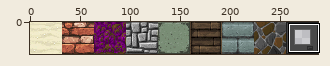
File history of a sprite sheet, Assets/tileset.png. Above, an overview of the earlier version with the close-up marked.
Close-up. Before the commit:
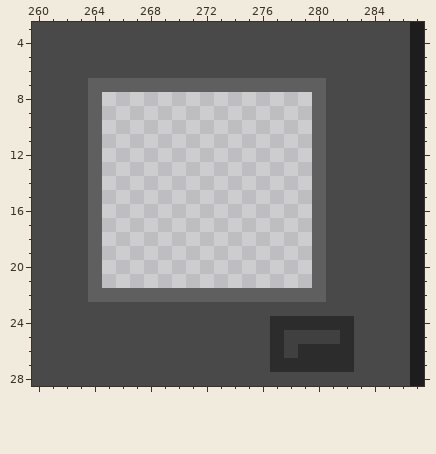
The file is 288x32 pixels. Colours within 5 levels of each other are drawn and written as one. Shown: x 260..287, y 3..28.
The result:
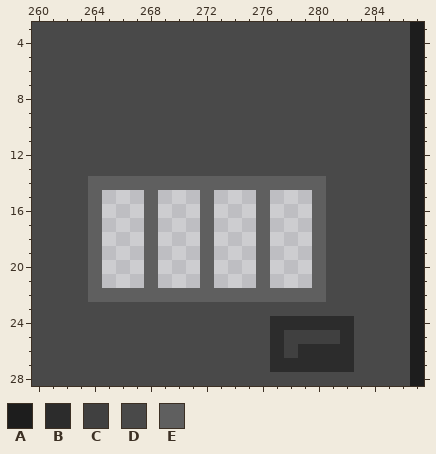
Palette (. is transparent): A #1d1d1d  B #2c2c2c  C #404040  D #494949  E #5f5f5f
From old to new:
y 7: x 264..280 EEEEEEEEEEEEEEEEE -> DDDDDDDDDDDDDDDDD
y 8..13: x 264..280 E...............E -> DDDDDDDDDDDDDDDDD
y 14: x 265..279 ............... -> EEEEEEEEEEEEEEE
y 15..21: x 268 . -> E; x 272 . -> E; x 276 . -> E
